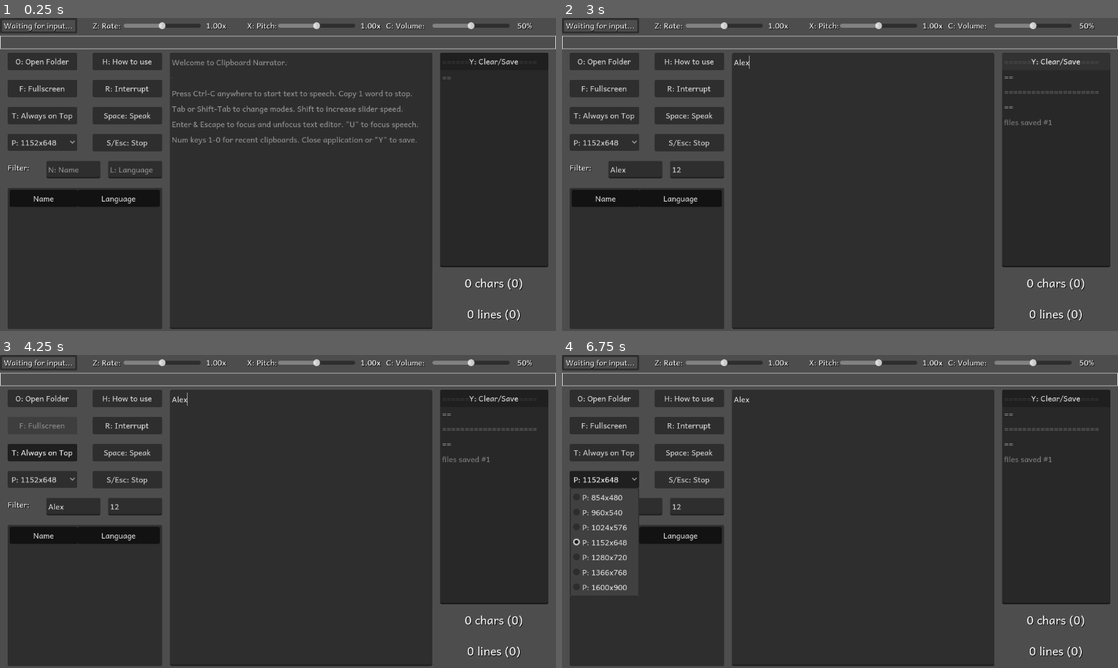
Above: before the commit, frames 1-4 (two rows, left to right).
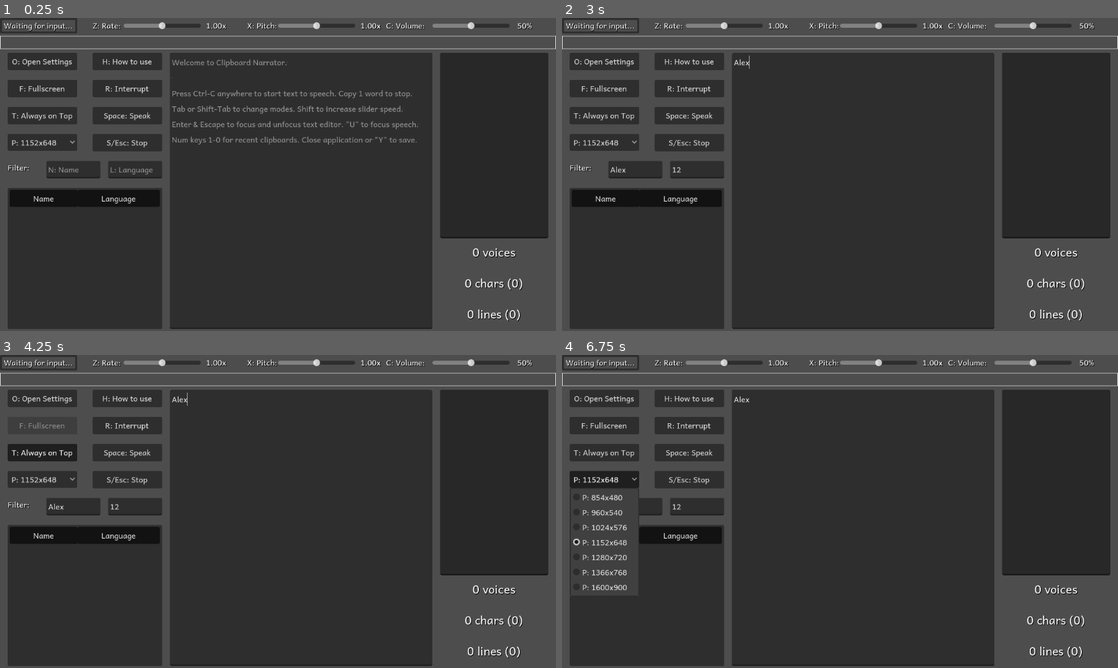
Above: after the commit, the same moments.

Repository: lesleyrs/clipboard-narrator
Game: Godot game, scene res://main.tscn
Two runs of this game, one before a commit and one after it. Both use one fixed random seed, a clock stepped at 60 frames per second and the inputs below.
Inputs (mouse positions are in pixels of both pictures, inside the frame that each line leads up to):
- Up to frame 1 (0.25 s): no input
- Up to frame 2 (3 s): click (634, 168) at 0.52 s; type "Alex" at 0.6 s; click (695, 168) at 0.75 s; type "12" at 0.83 s; click (862, 190) at 0.98 s; type "Alex" at 1.07 s; click (606, 61) at 1.25 s, where only the run before the commit has a clickable "O: Open Folder"; click (606, 61) at 2 s, where only the run after the commit has a clickable "O: Open Settings"; click (1056, 61) at 2.75 s, where only the run before the commit has a clickable "Y: Clear/Save"
- Up to frame 3 (4.25 s): click "T: Always on Top" at 3.5 s
- Up to frame 4 (6.75 s): click "R: Interrupt" at 4.25 s; click "S/Esc: Stop" at 5 s; click "Space: Speak" at 5.75 s; click "P: 1152x648" at 6.5 s

The runs differ from the first frame. In frame 1, 1.9% of the frame differs, in the area x 2-99%, y 12-80%; in frame 2, 2.1%; in frame 3, 2.1%; in frame 4, 2.1%.

Commit message:
saving improvements and log scrolling fix

Diff:
--- a/main.gd
+++ b/main.gd
@@ -14,15 +14,12 @@
 var last_chars: int = 0
 var total_lines: int = 0
 var total_chars: int = 0
-var save_path: String = "user://save.dat"
-var file_path: String = "user://file.txt"
-var save_count: int = 0
+var save_path: String = "user://save.json"
 var key_array: Array[int] = [KEY_1, KEY_2, KEY_3, KEY_4, KEY_5, KEY_6, KEY_7, KEY_8, KEY_9, KEY_0]
 
 # Linux primary clipboard could be used for convenience
-# Should json be used for parsing save file instead? Currently crashes if variable is missing, ideally load default values
-# Can't seem to avoid "Unable to open clipboard." error and voice starting when going through directories on Windows, not sure why.
-# Voice stops at angle brackets, doesn't happen on WinRT.
+# "Unable to open clipboard." error and voice starting when going through directories on Windows
+# Voice stops at angle brackets, doesn't happen on WinRT (separate project)
 
 # The following issues should be upstream:
 # web build cuts off + doesn't resume + focus notification not available + following highlight rarely works
@@ -48,7 +45,7 @@
 	format_suffix()
 
 	if OS.has_feature("web"):
-		$ButtonFolder.queue_free()
+		$ButtonSettings.queue_free()
 		$ButtonFullscreen.queue_free()
 		$ButtonOnTop.queue_free()
 		$OptionButton.queue_free()
@@ -73,14 +70,10 @@
 		child.set_metadata(0, v["id"])
 		child.set_text(1, v["language"])
 
-	if OS.has_feature("web"):
-		$Log.text += "\nEnglish voice available\n"
-	elif voices.size() == 1:
-		$Log.text += "\n%d voice available\n" % [voices.size()]
+	if voices.size() == 1:
+		$VoicesLabel.text = "[center]%d voice[/center]" % [voices.size()]
 	elif voices.size() > 1:
-		$Log.text += "\n%d voices available\n" % [voices.size()]
-
-	$Log.text += "=======================\n"
+		$VoicesLabel.text = "[center]%d voices[/center]" % [voices.size()]
 
 	DisplayServer.tts_set_utterance_callback(DisplayServer.TTS_UTTERANCE_STARTED, Callable(self, "_on_utterance_start"))
 	DisplayServer.tts_set_utterance_callback(DisplayServer.TTS_UTTERANCE_ENDED, Callable(self, "_on_utterance_end"))
@@ -225,59 +218,57 @@
 		$ButtonOnTop.emit_signal("pressed")
 
 	if Input.is_action_just_pressed("tts_o"):
-		$ButtonFolder.emit_signal("pressed")
+		$ButtonSettings.emit_signal("pressed")
 
 	if Input.is_action_just_pressed("tts_p"):
 		if DisplayServer.window_get_mode() != DisplayServer.WINDOW_MODE_FULLSCREEN \
 		and DisplayServer.window_get_mode() != DisplayServer.WINDOW_MODE_MAXIMIZED:
 			$OptionButton.show_popup()
 
-	if Input.is_action_just_pressed("tts_y"):
-		$Log/ButtonClearLog.emit_signal("pressed")
+func get_savedata():
+	var savedata: Dictionary = {
+		"total characters": total_chars,
+		"total lines": total_lines,
+		"current mode": current_mode,
+		"tts rate": $HSliderRate.value,
+		"tts pitch": $HSliderPitch.value,
+		"tts volume": $HSliderVolume.value,
+		"filter name": $LineEditFilterName.text,
+		"filter language": $LineEditFilterLang.text,
+		"background color": $ColorPickerButton.color.to_html(false),
+		"resolution": $OptionButton.selected,
+		"always on top": $ButtonOnTop.button_pressed,
+		"fullscreen": $ButtonFullscreen.button_pressed,
+	}
+	return savedata
 
 func save_files():
-	var save = FileAccess.open(save_path, FileAccess.WRITE)
+	var json_data: String = JSON.stringify(get_savedata(), "\t")
+	var save: FileAccess = FileAccess.open(save_path, FileAccess.WRITE)
 	if FileAccess.get_open_error() == OK:
-		save.store_var(total_chars)
-		save.store_var(total_lines)
-		save.store_var(current_mode)
-		save.store_var($HSliderRate.value)
-		save.store_var($HSliderPitch.value)
-		save.store_var($HSliderVolume.value)
-		save.store_var($LineEditFilterName.text)
-		save.store_var($LineEditFilterLang.text)
-		save.store_var($ColorPickerButton.color)
-		save.store_var($OptionButton.selected)
-		save.store_var($ButtonOnTop.button_pressed)
-		save.store_var($ButtonFullscreen.button_pressed)
-
-	var file = FileAccess.open(file_path, FileAccess.WRITE)
-	if FileAccess.get_open_error() == OK:
-		file.store_string($Utterance.text)
+		save.store_string(json_data)
 
 func load_files():
-	if FileAccess.file_exists(save_path):
-		if FileAccess.get_open_error() == OK:
-			var save = FileAccess.open(save_path, FileAccess.READ)
-			if save.get_length() > 0:
-				total_chars = save.get_var()
-				total_lines = save.get_var()
-				current_mode = save.get_var()
-				$HSliderRate.value = save.get_var()
-				$HSliderPitch.value = save.get_var()
-				$HSliderVolume.value = save.get_var()
-				$LineEditFilterName.text = save.get_var()
-				$LineEditFilterLang.text = save.get_var()
-				$ColorPickerButton.color = save.get_var()
-				$OptionButton.selected = save.get_var()
-				$ButtonOnTop.button_pressed = save.get_var()
-				$ButtonFullscreen.button_pressed = save.get_var()
-#				if save.get_position() < save.get_length():
-
-	if FileAccess.file_exists(file_path):
-		if FileAccess.get_open_error() == OK:
-			var file = FileAccess.open(file_path, FileAccess.READ)
-			$Utterance.text = file.get_as_text()
+	if FileAccess.file_exists(save_path) and FileAccess.get_open_error() == OK:
+		var save: FileAccess = FileAccess.open(save_path, FileAccess.READ)
+		var json_data: String = save.get_as_text()
+		var data: Dictionary = JSON.parse_string(json_data)
+		var dict: Dictionary = get_savedata()
+
+		data.merge(dict)
+
+		total_chars = data["total characters"]
+		total_lines = data["total lines"]
+		current_mode = data["current mode"]
+		$HSliderRate.value = data["tts rate"]
+		$HSliderPitch.value = data["tts pitch"]
+		$HSliderVolume.value = data["tts volume"]
+		$LineEditFilterName.text = data["filter name"]
+		$LineEditFilterLang.text = data["filter language"]
+		$ColorPickerButton.color = data["background color"]
+		$OptionButton.selected = data["resolution"]
+		$ButtonOnTop.button_pressed = data["always on top"]
+		$ButtonFullscreen.button_pressed = data["fullscreen"]
 
 func resize_label():
 	$RichTextLabel.size.y = $RichTextLabel.get_line_count() * 27
@@ -508,17 +499,6 @@
 					DisplayServer.tts_speak($Utterance.text, voice[0], $HSliderVolume.value, $HSliderPitch.value, $HSliderRate.value, id, true)
 			id += 1
 
-func _on_button_clear_log_pressed():
-	save_files()
-	save_count += 1
-	if OS.has_feature("web"):
-		$Log.text = "\nEnglish voice available\n"
-	elif voices.size() == 1:
-		$Log.text = "\n%d voice available\n" % [voices.size()]
-	elif voices.size() > 1:
-		$Log.text = "\n%d voices available\n" % [voices.size()]
-	$Log.text += "=======================\nfiles saved #%s\n" % [save_count]
-
 func _on_h_slider_rate_value_changed(value):
 	$HSliderRate/Value.text = "%.2fx" % [value]
 
@@ -549,7 +529,7 @@
 				child.select(0)
 
 func _on_log_text_set():
-	$Log.scroll_vertical = $Log.text.length()
+	$Log.scroll_vertical = $Log.text.count("\n") - 12 # 12 lines before scroll bar appears
 
 func _on_color_picker_button_color_changed(color):
 	RenderingServer.set_default_clear_color(color)
@@ -614,8 +594,8 @@
 
 	DisplayServer.window_set_position(Vector2(DisplayServer.screen_get_position(DisplayServer.window_get_current_screen())) + DisplayServer.screen_get_size()*0.5 - DisplayServer.window_get_size()*0.5)
 
-func _on_button_folder_pressed():
-	OS.shell_open(ProjectSettings.globalize_path("user://"))
+func _on_button_settings_pressed():
+	OS.shell_open(ProjectSettings.globalize_path(save_path))
 
 func _notification(what):
 	match what:
@@ -624,4 +604,4 @@
 		NOTIFICATION_WM_WINDOW_FOCUS_OUT:
 			window_focus = false
 		NOTIFICATION_WM_CLOSE_REQUEST:
-			$Log/ButtonClearLog.emit_signal("pressed")
+			save_files()
--- a/main.tscn
+++ b/main.tscn
@@ -11,7 +11,6 @@
 grow_vertical = 2
 script = ExtResource("1_qjk75")
 metadata/_edit_lock_ = true
-metadata/_edit_group_ = true
 
 [node name="LineEditFilterName" type="LineEdit" parent="."]
 layout_mode = 1
@@ -76,14 +75,14 @@
 toggle_mode = true
 text = "T: Always on Top"
 
-[node name="ButtonFolder" type="Button" parent="."]
+[node name="ButtonSettings" type="Button" parent="."]
 layout_mode = 1
 offset_left = 16.0
 offset_top = 72.0
 offset_right = 160.0
 offset_bottom = 107.0
 focus_mode = 0
-text = "O: Open Folder"
+text = "O: Open Settings"
 
 [node name="ButtonIntSpeak" type="Button" parent="."]
 layout_mode = 1
@@ -119,6 +118,19 @@
 offset_right = 160.0
 offset_bottom = 275.0
 focus_mode = 0
+
+[node name="VoicesLabel" type="RichTextLabel" parent="."]
+layout_mode = 1
+offset_left = 896.0
+offset_top = 464.0
+offset_right = 1152.0
+offset_bottom = 504.0
+theme_override_colors/font_shadow_color = Color(0, 0, 0, 1)
+theme_override_constants/shadow_outline_size = 1
+theme_override_font_sizes/normal_font_size = 24
+bbcode_enabled = true
+text = "[center]0 voices[/center]"
+scroll_active = false
 
 [node name="CharsLabel" type="RichTextLabel" parent="."]
 layout_mode = 1
@@ -262,7 +274,7 @@
 offset_left = 912.0
 offset_top = 72.0
 offset_right = 1136.0
-offset_bottom = 516.0
+offset_bottom = 456.0
 focus_mode = 0
 editable = false
 context_menu_enabled = false
@@ -271,14 +283,6 @@
 middle_mouse_paste_enabled = false
 wrap_mode = 1
 
-[node name="ButtonClearLog" type="Button" parent="Log"]
-clip_contents = true
-layout_mode = 0
-offset_right = 224.0
-offset_bottom = 35.0
-focus_mode = 0
-text = "Y: Clear/Save"
-
 [node name="ColorPickerButton" type="ColorPickerButton" parent="."]
 layout_mode = 0
 offset_right = 160.0
@@ -311,7 +315,7 @@
 [connection signal="pressed" from="ButtonDemo" to="." method="_on_button_demo_pressed"]
 [connection signal="pressed" from="ButtonFullscreen" to="." method="_on_button_fullscreen_pressed"]
 [connection signal="pressed" from="ButtonOnTop" to="." method="_on_button_on_top_pressed"]
-[connection signal="pressed" from="ButtonFolder" to="." method="_on_button_folder_pressed"]
+[connection signal="pressed" from="ButtonSettings" to="." method="_on_button_settings_pressed"]
 [connection signal="pressed" from="ButtonIntSpeak" to="." method="_on_button_int_speak_pressed"]
 [connection signal="pressed" from="ButtonStop" to="." method="_on_button_stop_pressed"]
 [connection signal="pressed" from="ButtonToggle" to="." method="_on_button_toggle_pressed"]
@@ -320,7 +324,6 @@
 [connection signal="value_changed" from="HSliderPitch" to="." method="_on_h_slider_pitch_value_changed"]
 [connection signal="value_changed" from="HSliderVolume" to="." method="_on_h_slider_volume_value_changed"]
 [connection signal="text_set" from="Log" to="." method="_on_log_text_set"]
-[connection signal="pressed" from="Log/ButtonClearLog" to="." method="_on_button_clear_log_pressed"]
 [connection signal="color_changed" from="ColorPickerButton" to="." method="_on_color_picker_button_color_changed"]
 [connection signal="focus_entered" from="RichTextLabel" to="." method="_on_rich_text_label_focus_entered"]
 [connection signal="focus_exited" from="RichTextLabel" to="." method="_on_rich_text_label_focus_exited"]
--- a/project.godot
+++ b/project.godot
@@ -130,11 +130,6 @@
 "events": [Object(InputEventKey,"resource_local_to_scene":false,"resource_name":"","device":0,"window_id":0,"alt_pressed":false,"shift_pressed":false,"ctrl_pressed":false,"meta_pressed":false,"pressed":false,"keycode":79,"physical_keycode":0,"key_label":0,"unicode":0,"echo":false,"script":null)
 ]
 }
-tts_y={
-"deadzone": 0.5,
-"events": [Object(InputEventKey,"resource_local_to_scene":false,"resource_name":"","device":0,"window_id":0,"alt_pressed":false,"shift_pressed":false,"ctrl_pressed":false,"meta_pressed":false,"pressed":false,"keycode":89,"physical_keycode":0,"key_label":0,"unicode":0,"echo":false,"script":null)
-]
-}
 
 [rendering]
 
